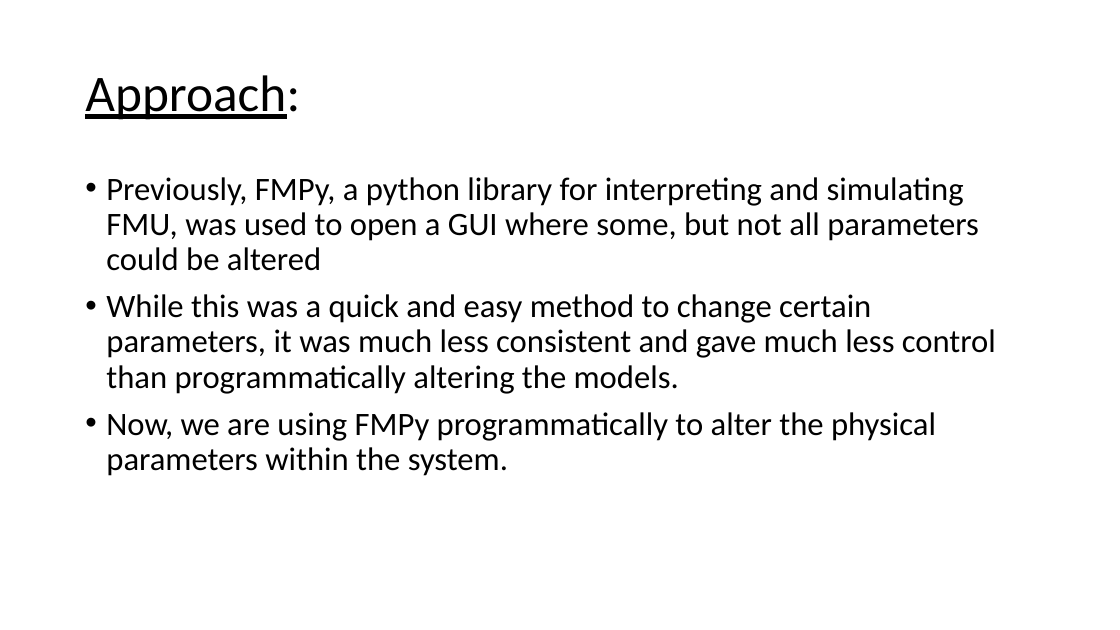
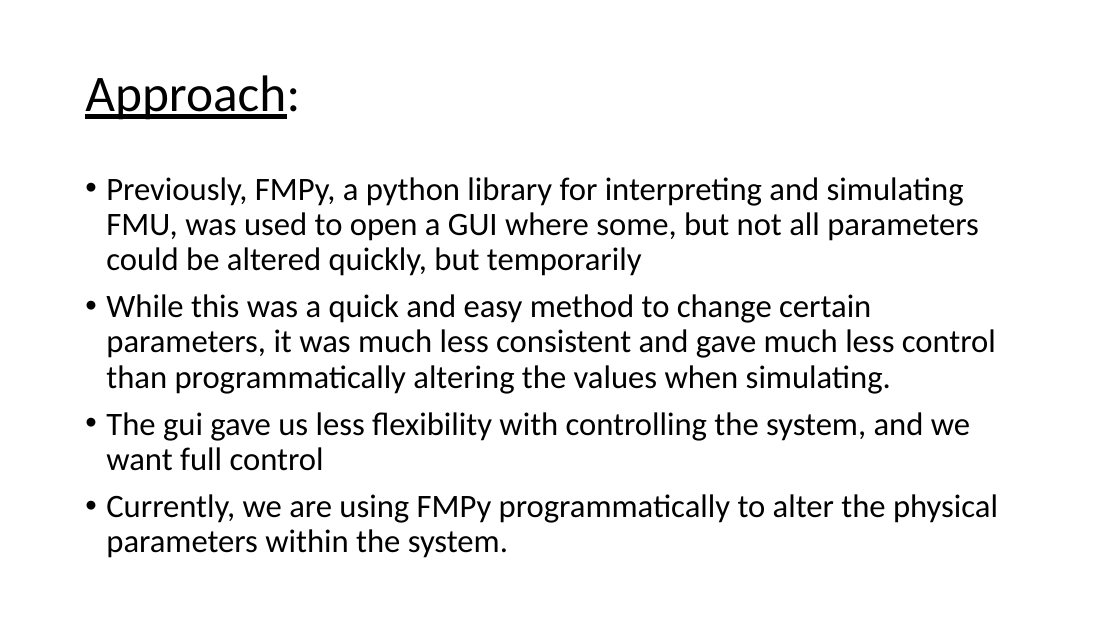
Before and after one commit to kaiGithub-ctrl/fmu-investigation, a slide deck: slide 7 of docs/research-presentation-12-01-23.pptx (slide 4 before the commit). Drawn at 1120x630 pixels with LibreOffice and Linux fonts; fonts in the diff are those of the drawing. Boxes give left, top, right and bottom in pixels: in the first picture for what was removed or moved away, otherwise in the second. Text is boxed around its words. In the diff, an @@ line names an element or a change of style, - is before the commit and + after.

Commit message:
varies physical parameters w/ time

```diff
--- a/docs/research-presentation-12-01-23.pptx
+++ b/docs/research-presentation-12-01-23.pptx
@@ text at box(106, 177, 998, 558): text changed @@
-• Previously, FMPy, a python library for interpreting and simulating FMU, was used to open a GUI where some, but not all parameters could be altered
-• While this was a quick and easy method to change certain parameters, it was much less consistent and gave much less control than programmatically altering the models.
-• Now, we are using FMPy programmatically to alter the physical parameters within the system.
+• Previously, FMPy, a python library for interpreting and simulating FMU, was used to open a GUI where some, but not all parameters could be altered quickly, but temporarily
+• While this was a quick and easy method to change certain parameters, it was much less consistent and gave much less control than programmatically altering the values when simulating.
+• The gui gave us less flexibility with controlling the system, and we want full control
+• Currently, we are using FMPy programmatically to alter the physical parameters within the system.
```
Also in this commit, not shown: 3 other slides changed, 10 slides added, 9 other files.
